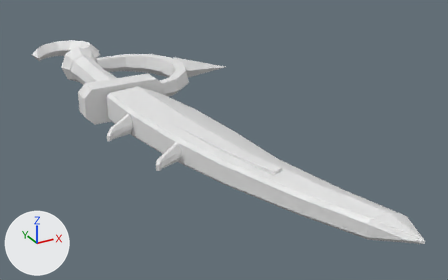
An edit to the FBX model roblox/art/weapons/dualblade_legendary.fbx, drawn before and after from the same camera.
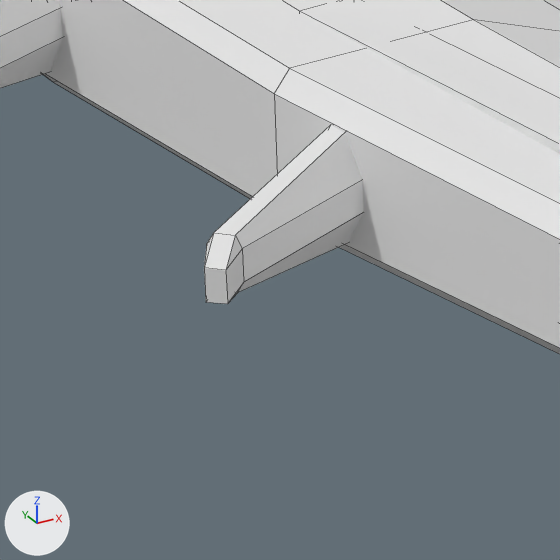
Each version appears first whole from a camera (50 mm lens) standing at (-1.055, -3.323, 1.173) and looking at (0.418, -0.645, -0.166), and next in a close-up on the part from 27% to 48% of the width and 44% to 76% of the height. Arrows for +X, +Y and +Z are at lower left; the lights stay in place. The first two pictures are the older version. The close-ups show mesh edges as thin lines. Where no turn or scale is listed for an object, it has been applied to the vertices.

In view in the first close-up: 'Blade', 'Fuller'.
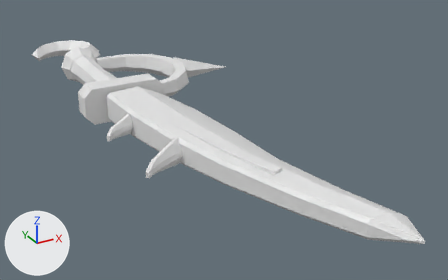
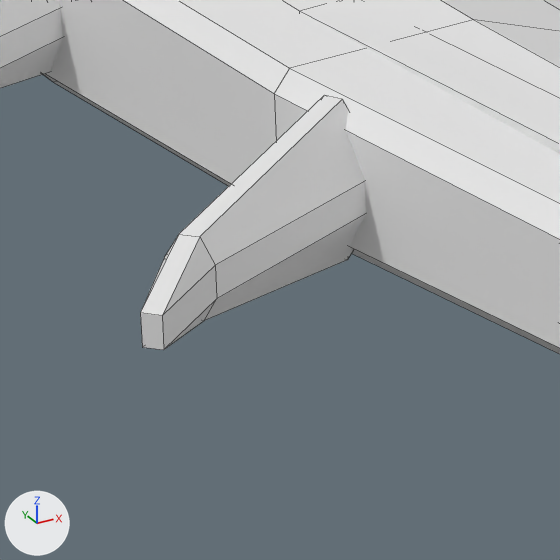
Edits to the bpy script that builds the scene:
```text
Change me_blade_003:
    where me_blade_003.from_pydata(...)  # 118 vertices, 124 faces; spans x -0.24..0.48, y -2.07..-0.28, z -0.09..0.09
    used by ob_blade; location = (0.0, 0.0, 0.0)
    me_blade_003 part 1: 24 of 118 vertices moved; they spanned x -0.16..0.02, y -1.11..-0.96, z -0.04..0.04 and now span x -0.22..0.02, y -1.15..-0.94, z -0.06..0.06; mean shift (-0.02, -0.01, 0.0); largest move (-0.15, -1.11, 0.01) -> (-0.21, -1.15, 0.01)
```

Changed parts and their boxes [x1, y1, x2, y2] in the close-ups (560 x 560 px; the box of a moved part takes in the faces that stretch with it):
part 1 of me_blade_003, moved or reshaped: before [204, 125, 363, 304]; after [140, 95, 366, 350]
